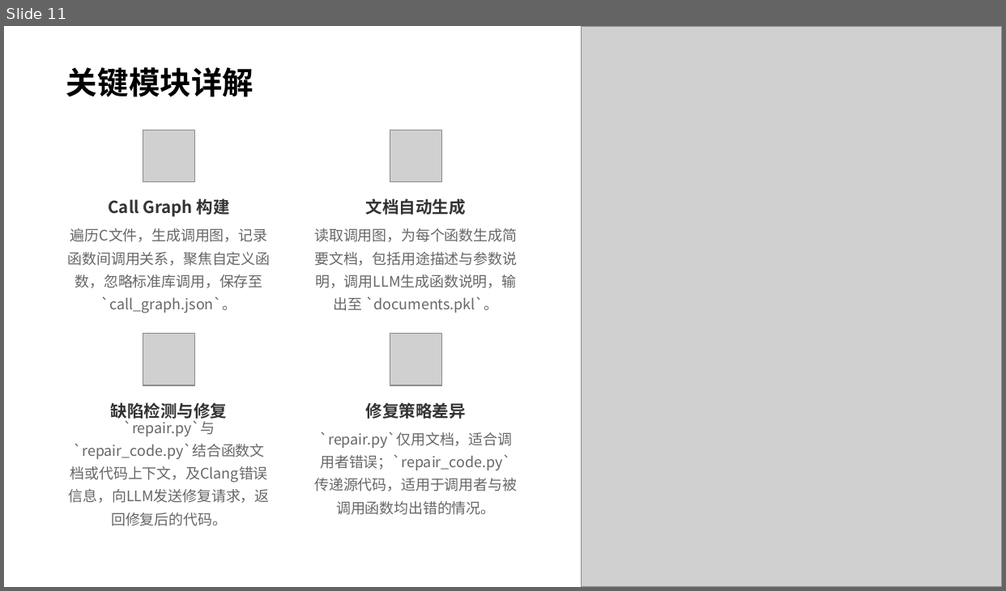
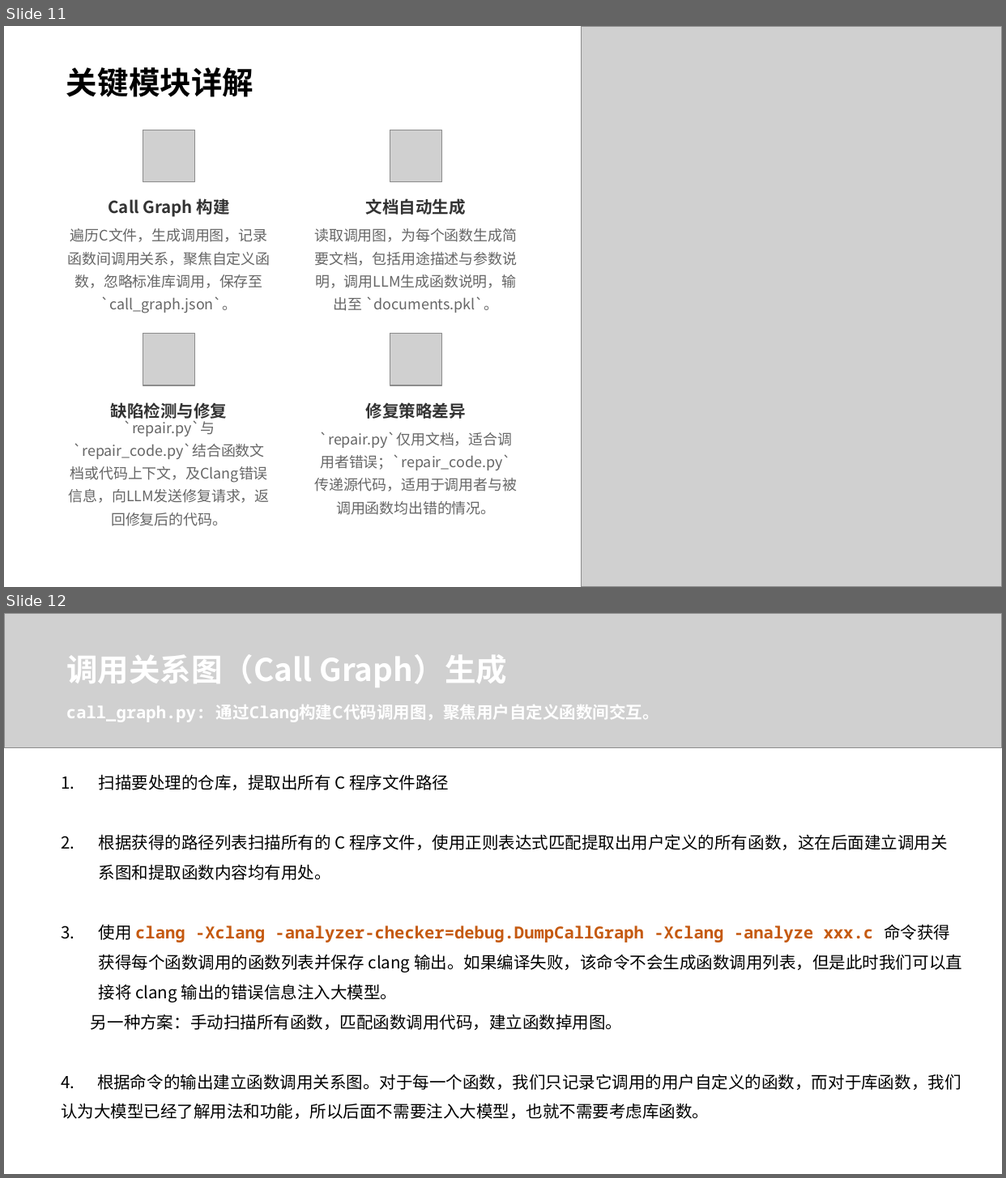
Before and after one commit to Zhenyu-Bo/Code-Assistant, a slide deck: report/LLM辅助的程序缺陷检测与修复.pptx. Shown one above the other, each under a label of ours: slide 11 before the commit, slides 11 and 12 after it. The pictures are 1006x591 and 1006x1178 pixels, drawn with LibreOffice and Linux fonts; fonts in the diff are those of the drawing; grey boxes stand for pictures; background and template pictures are left out. Boxes give left, top, right and bottom in pixels: in the first picture for what was removed or moved away, otherwise in the second. Text is boxed around its words. In the diff, an @@ line names an element or a change of style, - is before the commit and + after.

```diff
--- a/report/LLM辅助的程序缺陷检测与修复.pptx
+++ b/report/LLM辅助的程序缺陷检测与修复.pptx
@@ slide 12 added at (4, 613, 1002, 1174), background #FFFFFF @@
@@ picture added at (4, 613, 1002, 747) @@
@@ text added at (66, 654, 508, 688), 22.5 pt, text #FFFFFF, bold @@
+调用关系图（Call Graph）生成
@@ text added at (66, 705, 659, 722), 12 pt, text #FFFFFF, bold @@
+call_graph.py: 通过Clang构建C代码调用图，聚焦用户自定义函数间交互。
@@ text added at (61, 774, 962, 1119), 12 pt, text #000000 @@
+1. 扫描要处理的仓库，提取出所有 C 程序文件路径
+2. 根据获得的路径列表扫描所有的 C 程序文件，使用正则表达式匹配提取出用户定义的所有函数，这在后面建立调用关系图和提取函数内容均有用处。
+3. 使用 clang -Xclang -analyzer-checker=debug.DumpCallGraph -Xclang -analyze xxx.c 命令获得获得每个函数调用的函数列表并保存 clang 输出。如果编译失败，该命令不会生成函数调用列表，但是此时我们可以直接将 clang 输出的错误信息注入大模型。
+另一种方案：手动扫描所有函数，匹配函数调用代码，建立函数掉用图。
+4. 根据命令的输出建立函数调用关系图。对于每一个函数，我们只记录它调用的用户自定义的函数，而对于库函数，我们认为大模型已经了解用法和功能，所以后面不需要注入大模型，也就不需要考虑库函数。
```
Also in this commit, not shown: 2 slides changed, 4 other slides added.
